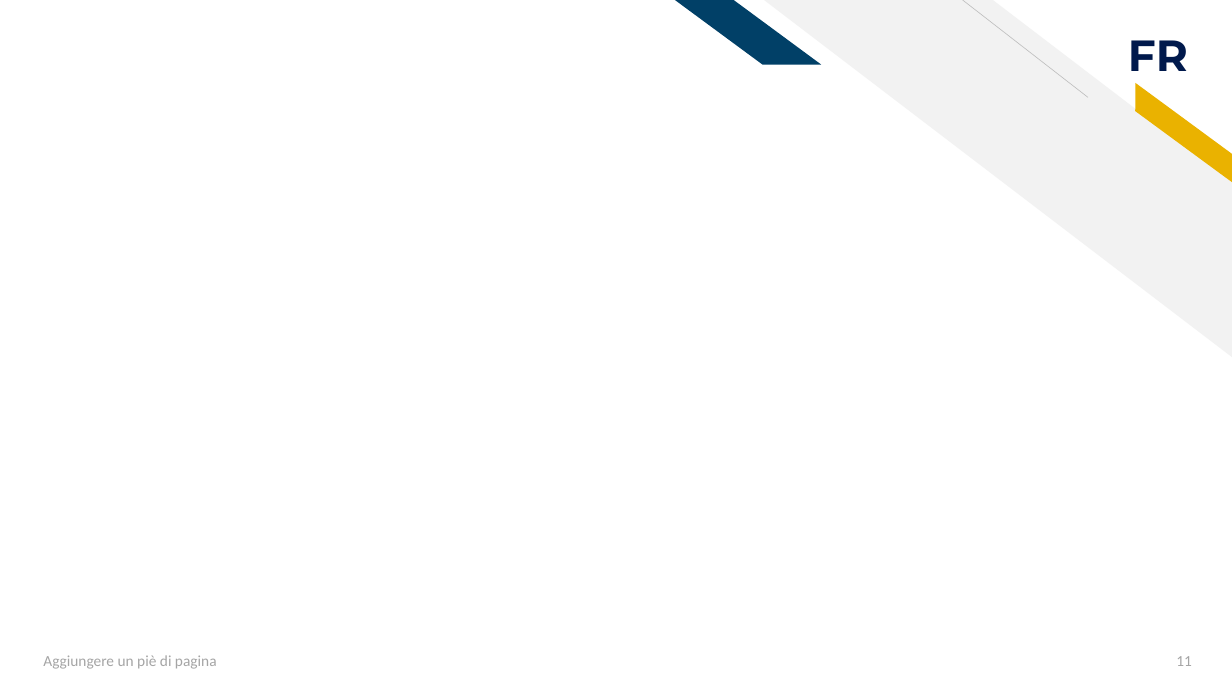
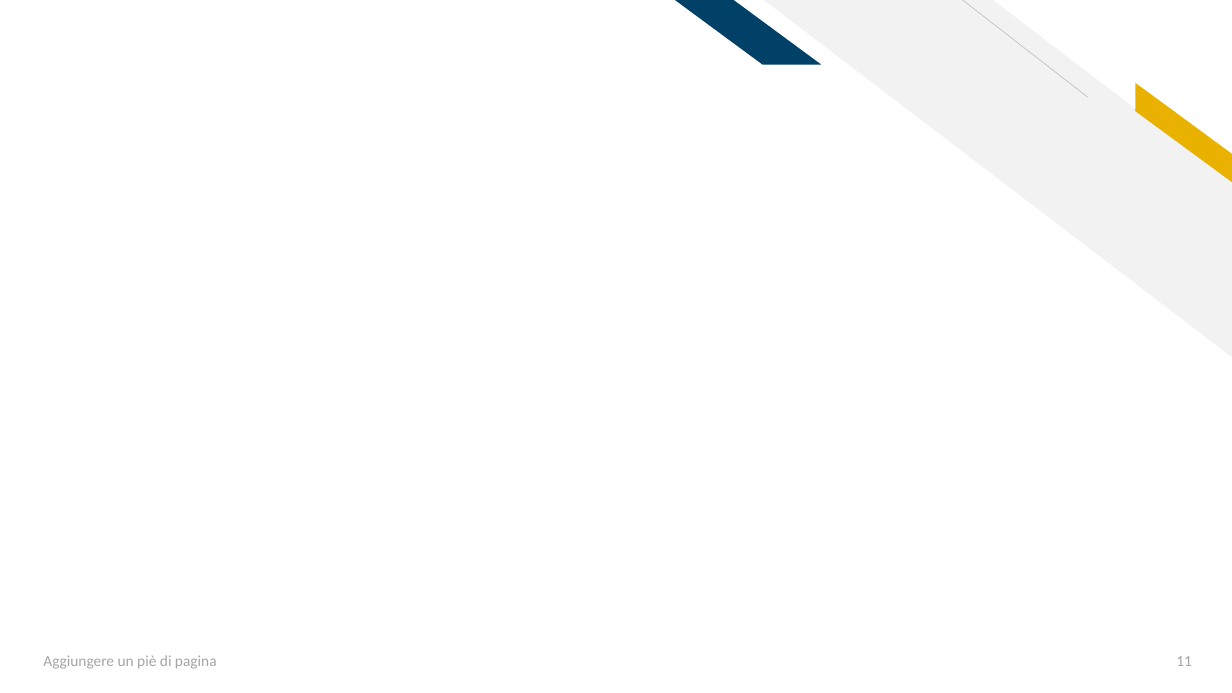
Before and after one commit to AleFire99/AES-git-repo, a slide deck: slide 11 of Aes_Project_2021_2022.pptx. Drawn at 1232x693 pixels with LibreOffice and Linux fonts; fonts in the diff are those of the drawing. Boxes give left, top, right and bottom in pixels: in the first picture for what was removed or moved away, otherwise in the second. Text is boxed around its words. In the diff, an @@ line names an element or a change of style, - is before the commit and + after.

```diff
--- a/Aes_Project_2021_2022.pptx
+++ b/Aes_Project_2021_2022.pptx
@@ text removed at bbox=[1128, 40, 1188, 71] @@
-FR
```
Also in this commit, not shown: 12 other slides changed, 3 other files.
